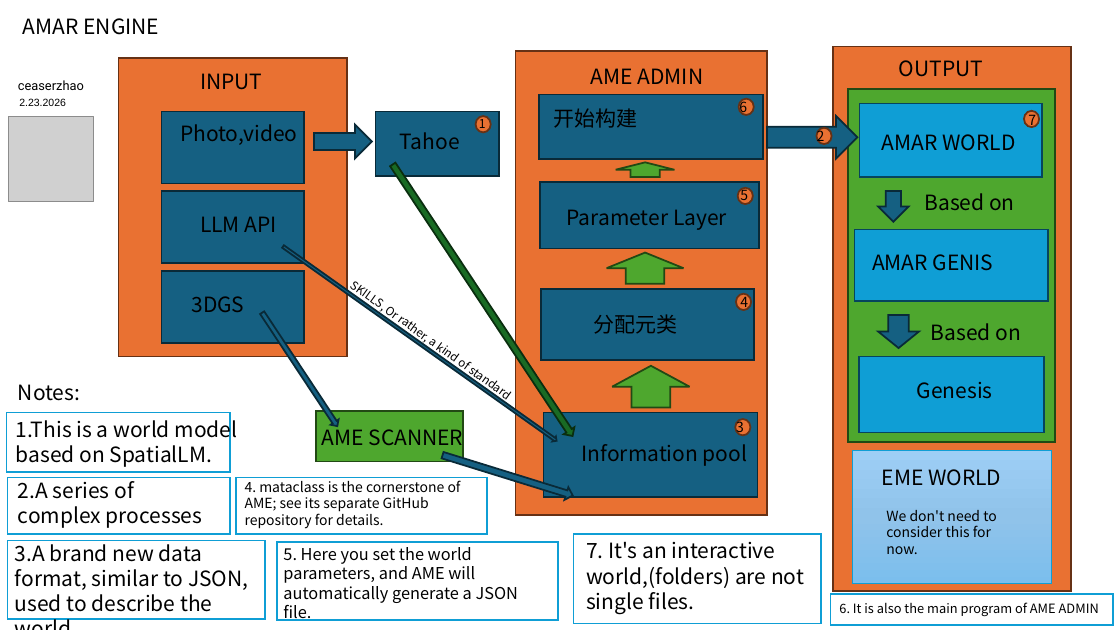
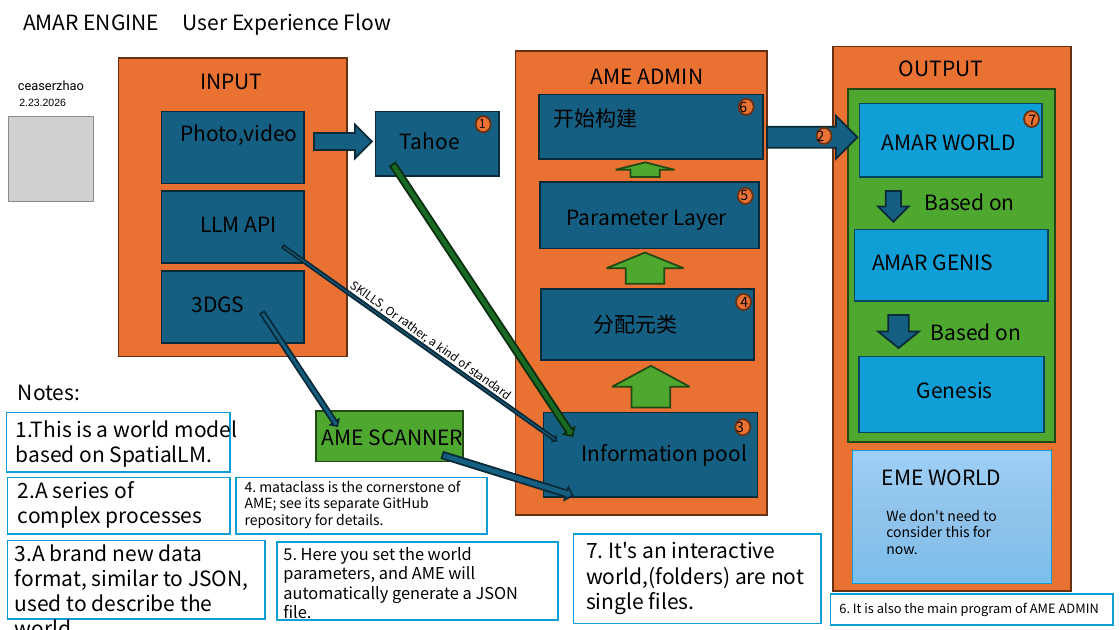
Before and after one commit to Oasis-Company/AMAR-Engine, a slide deck: slide 2 of docs/amar engine structure.pptx. Drawn at 1120x630 pixels with LibreOffice and Linux fonts; fonts in the diff are those of the drawing; grey boxes stand for pictures. Boxes give left, top, right and bottom in pixels: in the first picture for what was removed or moved away, otherwise in the second. Text is boxed around its words. In the diff, an @@ line names an element or a change of style, - is before the commit and + after.

```diff
--- a/docs/amar engine structure.pptx
+++ b/docs/amar engine structure.pptx
@@ text at [23,13,391,35]: text changed; font Noto Sans CJK JP to Noto Sans CJK SC @@
-AMAR ENGINE
+AMAR ENGINE User Experience Flow
```
Also in this commit, not shown: 1 other file.
